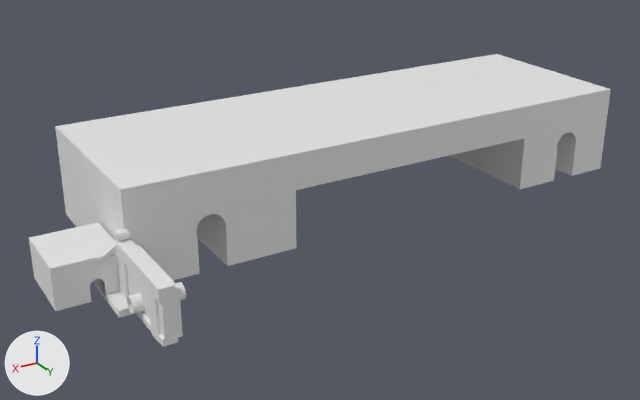
Two versions of the FBX model Assets/FBX/Player/Slayer.fbx, one commit apart.
The view is the same before and after, from a 50 mm lens placed at (32.0, 103.8, 58.8), pointed at (-35.3, -8.4, 2.7). The axes (+X, +Y, +Z) are drawn at lower left. The lights are the same throughout. Where no turn or scale is listed for an object, it has been applied to the vertices.

In view in the first picture: 'Characters', 'Floor', 'Stairs', 'SupportPillar', 'Wall_DoorWall', 'Wall_OutletPipe', 'Wall_StraightWal'.
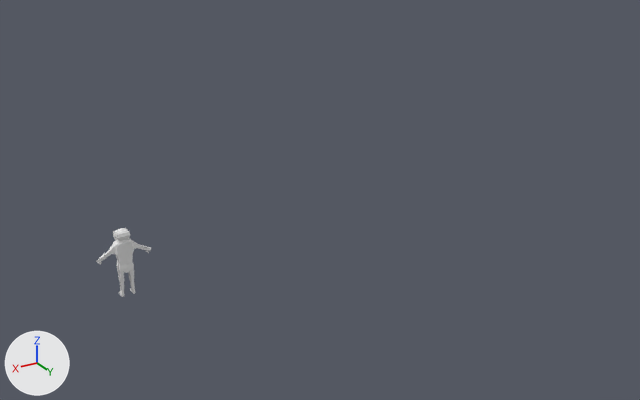
What differs and where, as boxes (x1, y1, x2, y2) in the pictures (640 x 400 px):
'Characters', deleted: before (55, 54, 611, 280)
'Wall_DoorWall', deleted: before (29, 222, 119, 311)
'Wall_StraightWal', deleted: before (115, 238, 178, 347)
'Wall_OutletPipe', deleted: before (119, 244, 186, 343)
'Floor', deleted: before (95, 284, 131, 318)
'Stairs', deleted: before (100, 280, 120, 298)
'SupportPillar', deleted: before (107, 254, 123, 293)
'Slayer', unchanged, uncovered by the edit: before (95, 228, 153, 265); after (96, 228, 151, 297)

The edits, one by one:
Object 'Characters' (ob_characters) is deleted.
Object 'SupportPillar' (ob_supportpillar) is deleted.
Object 'Wall_OutletPipe' (ob_wall_outletpipe) is deleted.
Object 'Floor' (ob_floor) is deleted.
Object 'Stairs' (ob_stairs) is deleted.
Object 'Wall_StraightWal' (ob_wall_straightwal) is deleted.
Object 'Wall_DoorWall' (ob_wall_doorwall) is deleted.
